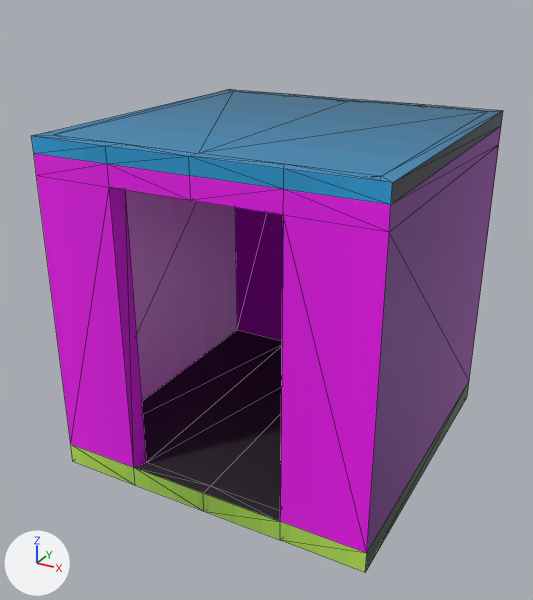
A saved change to the glTF model blender_files/models.glb.
Rendered twice from a 50 mm lens placed at (1.97, -3.8, 1.88), pointed at (-0.05, -0.12, 0.04). Every picture has the same lights, and +X, +Y and +Z are marked at lower left. Mesh edges are drawn as thin lines. Vertices at the same position are counted once.
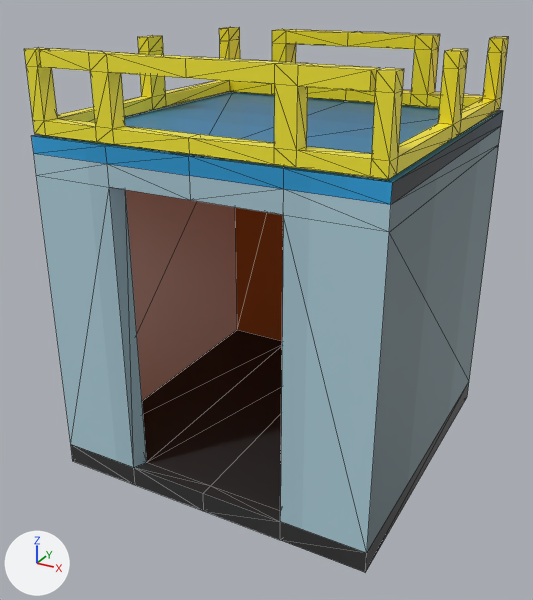
Location of each change, [x1, y1, x2, y2] in pixels of the pictures (533 x 600 px):
'Cube', reshaped (13% taller)
    before: [31, 89, 503, 572]
    after: [24, 27, 509, 572]
part 1 of me_cube_001, added (yellow)
    after: [24, 27, 509, 179]
part 2 of me_cube_001, surface changed
    both: [34, 126, 501, 572]

Diff of the bpy script that builds the scene:
```diff
--- a/blender_files/models.glb.py
+++ b/blender_files/models.glb.py
@@ me_cube_001 @@
 # used by ob_cube; location = (0.0, 0.0, 0.0)
-me_cube_001.from_pydata(...)  # 90 vertices, 196 faces; spans x -1.0..1.0, y -0.97..1.03, z -0.96..1.1
+me_cube_001.from_pydata(...)  # 274 vertices, 572 faces; spans x -1.0..1.0, y -0.97..1.03, z -0.96..1.54
+# me_cube_001 part 1: a new loose piece of 184 vertices spanning x -0.98..0.98, y -0.96..1.03, z 1.11..1.54, in mat_material (picture img_imphenziapalette01_256_gradient)
+# me_cube_001 part 2: 108 kept faces spanning x -1.0..1.0, y -0.97..1.03, z -0.96..1.01 get new texture (UV) coordinates
 me_cube_001.materials.append(mat_material)
```
